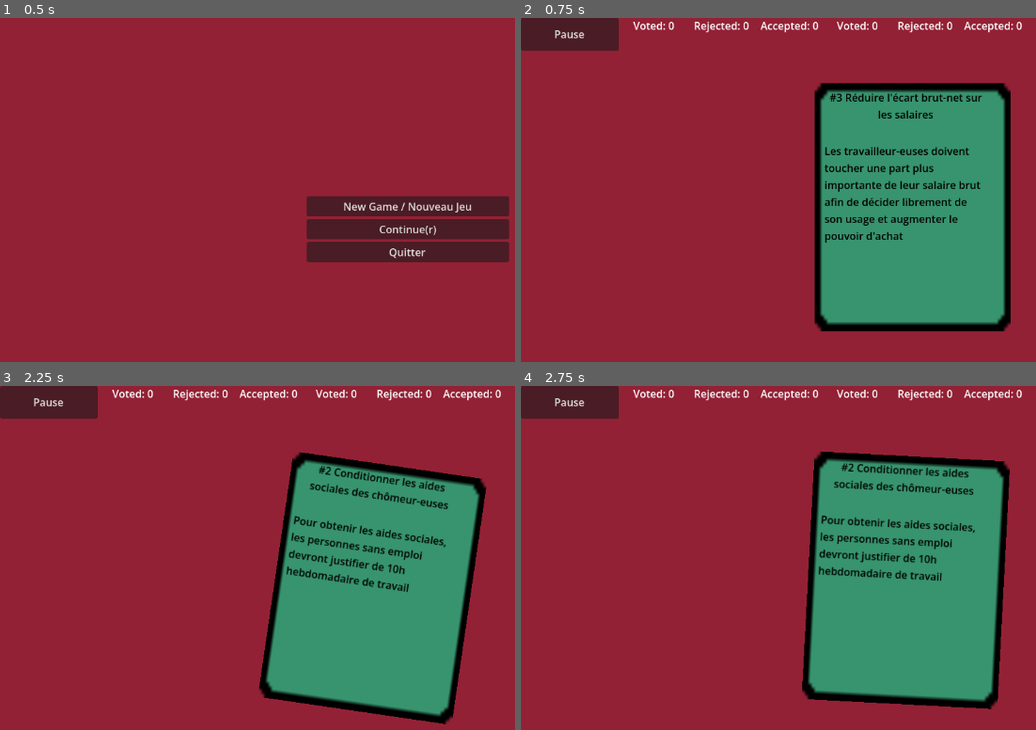
Above: before the commit, frames 1-4 (two rows, left to right).
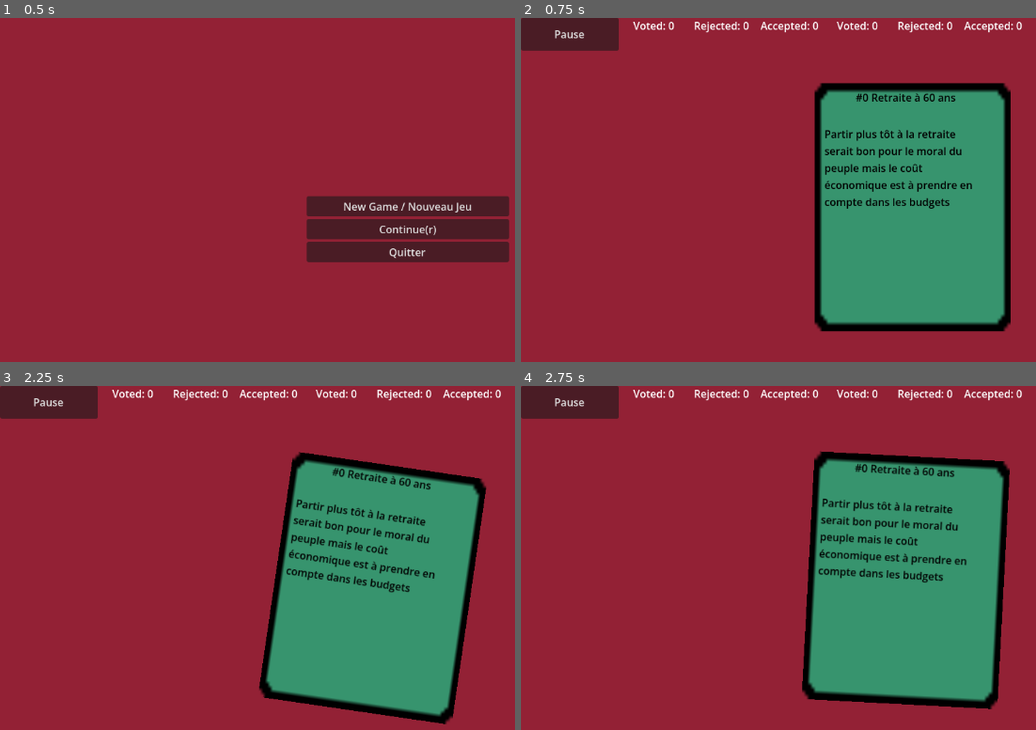
Above: after the commit, the same moments.

Repository: anurenwaedor/parliament-sim
Game: Godot game, scene res://main.tscn
Same seed, same stepped clock (60 frames per second), same inputs: the game is played once before the commit and once after it.
Inputs:
- Up to frame 1 (0.5 s): no input
- Up to frame 2 (0.75 s): click "New Game / Nouveau Jeu" at 0.5 s
- Up to frame 3 (2.25 s): click "Pause" at 1.25 s; click "New Game / Nouveau Jeu" at 2 s
- Up to frame 4 (2.75 s): no input

Frame 1 is identical in both runs. In frame 2, 2.7% of the frame differs, in the area x 58-90%, y 21-66%; in frame 3, 2.5%; in frame 4, 2.5%.

Commit message:
new card

Diff:
--- a/card_data.gd
+++ b/card_data.gd
@@ -22,9 +22,10 @@
 	{Utils.Languages.fr: "Partir plus tôt à la retraite serait bon pour le moral du peuple mais le coût économique est à prendre en compte dans les budgets",
 	Utils.Languages.en: "Earlier retirement would improve the population mental health but the cost must be calculated into the budget"},
 	{gdp_per_capita = -2, social_support = 2, healthy_life_exp = 5, life_choice_freedom = 5, generosity = 0, corruption = 0}],
-	[{Utils.Languages.fr: "Taxer les milliardaires", Utils.Lang …(97 unchanged characters)… s grande part des revenus du patrimoine pour les plus aisés", Utils.Languages.en: "Cre …(181 unchanged characters)…
+	[{Utils.Languages.fr: "Taxer les milliardaires", Utils.Lang …(97 unchanged characters)… s grande part des revenus du patrimoine des plus aisés", Utils.Languages.en: "Cre …(181 unchanged characters)…
 	[{Utils.Languages.fr: "Conditionner les aides sociales des chômeur-euses", Utils.Languages.en: "Condition unemployment …(385 unchanged characters)…
 	[{Utils.Languages.fr: "Réduire l'écart brut-net sur les salaires", Utils.Languages.en: "Reduce the gap between gross a …(505 unchanged characters)…
+	[{Utils.Languages.fr: "Supprimer les crédits d'impôts pour les grandes entreprises.", Utils.Languages.en: "Cancel tax credit for large companies"}, {Utils.Languages.fr: "L'efficacité des crédits impôt recherche ou crédit sur l'embauche n'ont pas d'efficacité prouvée et représentent des manques à gagner importants pour l'état.", Utils.Languages.en: "TODO"}, {gdp_per_capita = 0, social_support = -2, healthy_life_exp = -3, life_choice_freedom = 2, generosity = 0, corruption = 0}],
 
 	]
 
